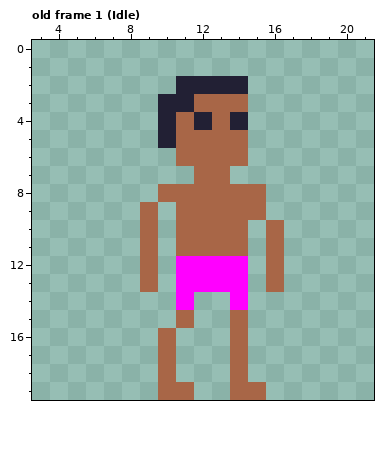
Pixel-art file -- Pixel Art/Units/Worker.ase. The picture above is the old version.
24x20 pixels, 59 frames. Shown: old frame 1 (Idle): x 3..21, y 0..19. The old version is drawn lined up with the new one, on the new canvas. The commit also changed other frames, which this record leaves out.
The same view after the edit:
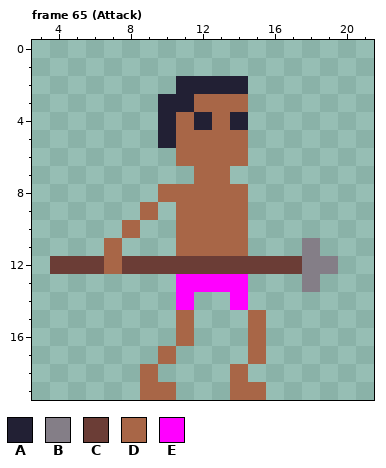
Palette (. is transparent): A #222034  B #847e87  C #6b3d36  D #a86647  E #ff00ff
A new or re-ordered frame is compared with the old frame closest to it.
Difference:
canvas 24x20 -> 26x20, the old top-left corner now at 1,0
frames 59 -> 74
Frame 65 (Attack) is new; against old frame 1 (Idle):
y 8..9: x 15 D -> .
y 10: x 8..9 .D -> D.; x 16 D -> .
y 11: x 7 . -> D; x 9 D -> .; x 16 D -> .; x 18 . -> B
y 12: x 4..19 .....D.EEEE.D... -> CCCDCCCCCCCCCCBB
y 13: x 9 D -> .; x 16 D -> .; x 18 . -> B
y 15: x 14..15 D. -> .D
y 16: x 10..11 D. -> .D; x 14..15 D. -> .D
y 17: x 14..15 D. -> .D
y 18: x 9..10 .D -> D.
y 19: x 9 . -> D; x 11 D -> .
Pixel boxes of the changes (left, top, right, bottom) in both pictures:
changed: (50, 184, 338, 400)
